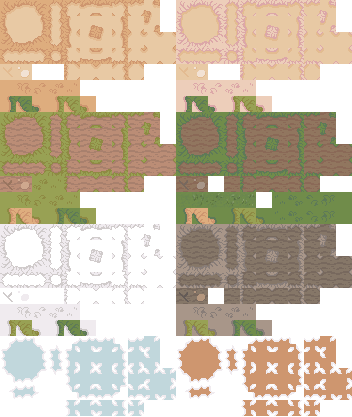
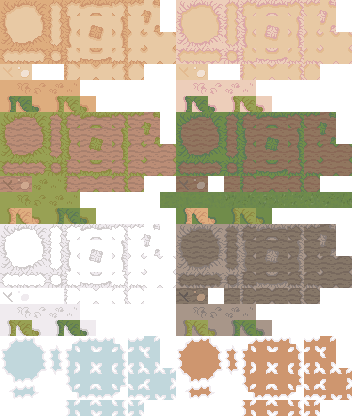
Layers edited between the first and the second 352px x 417px image:
removed layer "Layer 3" over [176, 192, 192, 208]
painted on "Layer 2" over [192, 192, 352, 207]
moved "Layer 0" above "Layer 1", painted on it over [160, 192, 352, 224]
